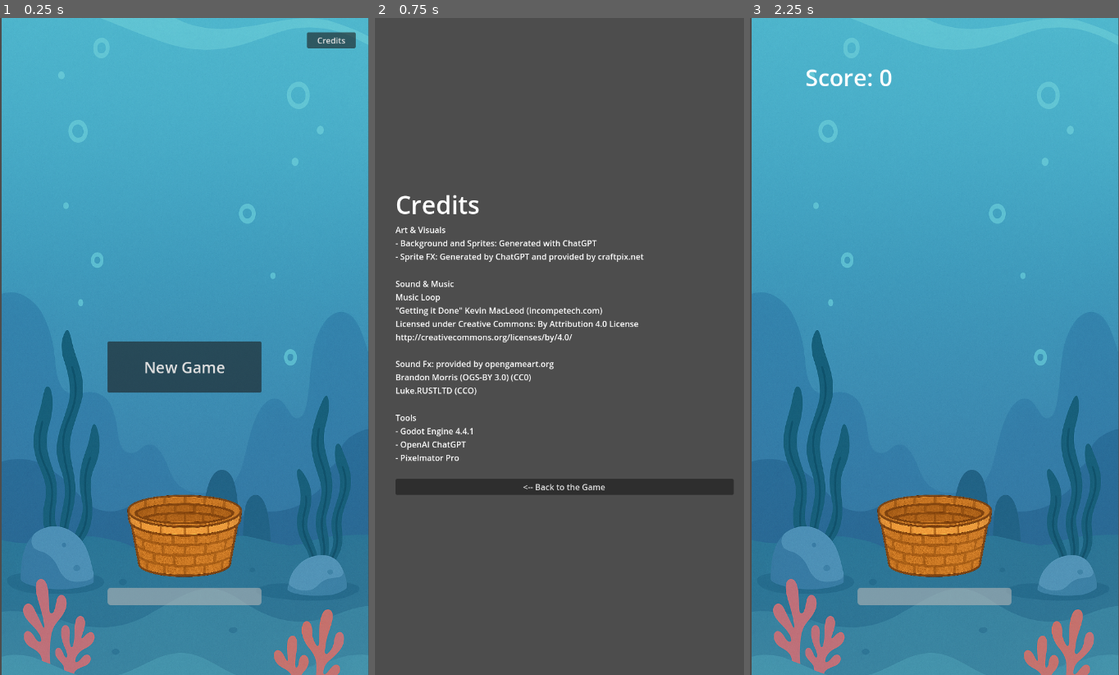
Above: before the commit, frames 1-3 (left to right).
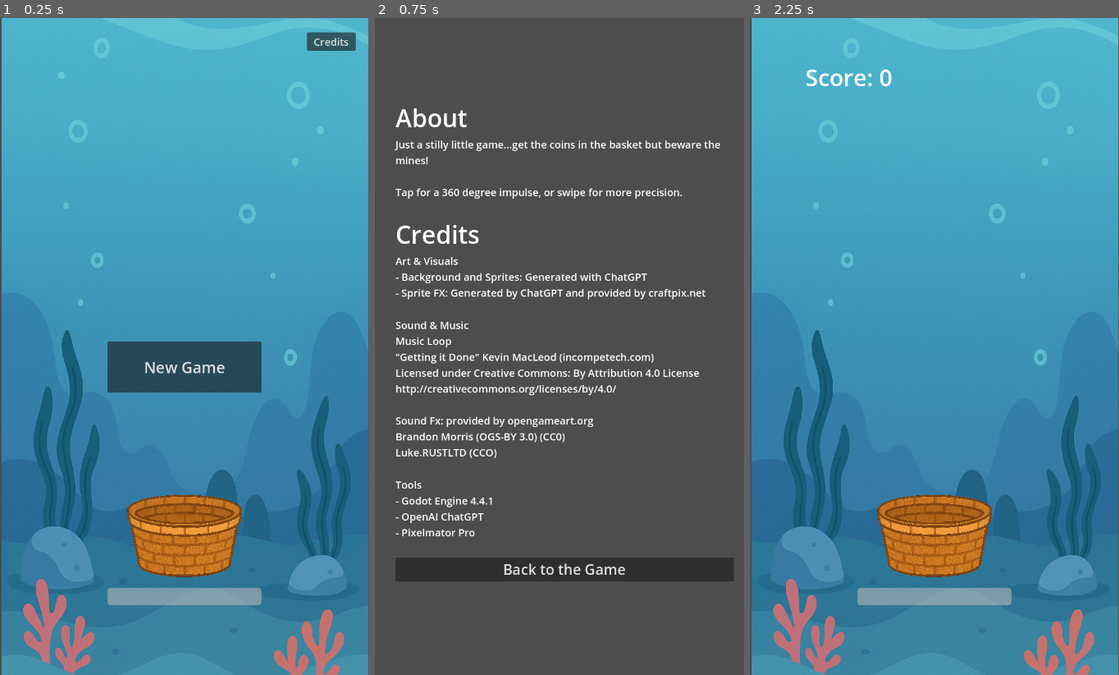
Above: after the commit, the same moments.

Repository: ericso/aqua-launch
Game: Godot game, scene res://main/main.tscn
Same seed, same stepped clock (60 frames per second), same inputs: the game is played once before the commit and once after it.
Inputs:
- Up to frame 1 (0.25 s): no input
- Up to frame 2 (0.75 s): click "Credits" at 0.5 s
- Up to frame 3 (2.25 s): click "<-- Back to the Game" (after the commit: "Back to the Game") at 1.25 s; click "New Game" at 2 s

The runs differ from the first frame. In frame 1, 0.1% of the frame differs, in the area x 83-97%, y 3-5%; in frame 2, 13%, in the area x 5-98%, y 13-86%; in frame 3, nothing differs.

Commit message:
tweak credits screen, add about text

Diff:
--- a/credits/credits_screen.tscn
+++ b/credits/credits_screen.tscn
@@ -1,9 +1,21 @@
-[gd_scene load_steps=3 format=3 uid="uid://dnsda22q1wr12"]
+[gd_scene load_steps=7 format=3 uid="uid://dnsda22q1wr12"]
 
 [ext_resource type="Script" uid="uid://c6pl5jpcmqxa3" path="res://credits/credits_screen.gd" id="1_8wl6p"]
 
 [sub_resource type="LabelSettings" id="LabelSettings_p0pf1"]
 font_size = 48
+
+[sub_resource type="LabelSettings" id="LabelSettings_7wcjy"]
+font_size = 20
+
+[sub_resource type="LabelSettings" id="LabelSettings_dotkq"]
+font_size = 20
+
+[sub_resource type="LabelSettings" id="LabelSettings_d7iud"]
+font_size = 20
+
+[sub_resource type="LabelSettings" id="LabelSettings_ca34l"]
+font_size = 20
 
 [node name="CreditsScreen" type="Control"]
 layout_mode = 3
@@ -27,6 +39,20 @@
 layout_mode = 2
 alignment = 1
 
+[node name="About" type="Label" parent="MarginContainer/VBoxContainer"]
+layout_mode = 2
+text = "About"
+label_settings = SubResource("LabelSettings_p0pf1")
+
+[node name="HowToPlay" type="Label" parent="MarginContainer/VBoxContainer"]
+layout_mode = 2
+text = "Just a stilly little game...get the coins in the basket but beware the
+mines!
+
+Tap for a 360 degree impulse, or swipe for more precision.
+"
+label_settings = SubResource("LabelSettings_7wcjy")
+
 [node name="Credits" type="Label" parent="MarginContainer/VBoxContainer"]
 layout_mode = 2
 text = "Credits"
@@ -38,6 +64,7 @@
 - Background and Sprites: Generated with ChatGPT
 - Sprite FX: Generated by ChatGPT and provided by craftpix.net
 "
+label_settings = SubResource("LabelSettings_dotkq")
 
 [node name="SoundAndMusic" type="Label" parent="MarginContainer/VBoxContainer"]
 layout_mode = 2
@@ -51,6 +78,7 @@
 Brandon Morris (OGS-BY 3.0) (CC0)
 Luke.RUSTLTD (CCO)
 "
+label_settings = SubResource("LabelSettings_d7iud")
 
 [node name="Tools" type="Label" parent="MarginContainer/VBoxContainer"]
 layout_mode = 2
@@ -59,7 +87,9 @@
 - OpenAI ChatGPT
 - Pixelmator Pro
 "
+label_settings = SubResource("LabelSettings_ca34l")
 
 [node name="BackButton" type="Button" parent="MarginContainer/VBoxContainer"]
 layout_mode = 2
-text = "<-- Back to the Game"
+theme_override_font_sizes/font_size = 28
+text = "Back to the Game"
--- a/main/main.tscn
+++ b/main/main.tscn
@@ -104,6 +104,7 @@
 offset_top = 28.0
 offset_right = 694.0
 offset_bottom = 59.0
+theme_override_font_sizes/font_size = 20
 text = "Credits"
 
 [node name="Camera2D" type="Camera2D" parent="."]
